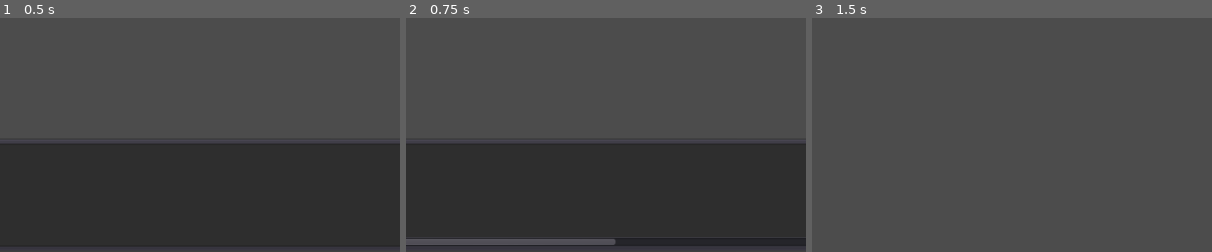
Above: before the commit, frames 1-3 (left to right).
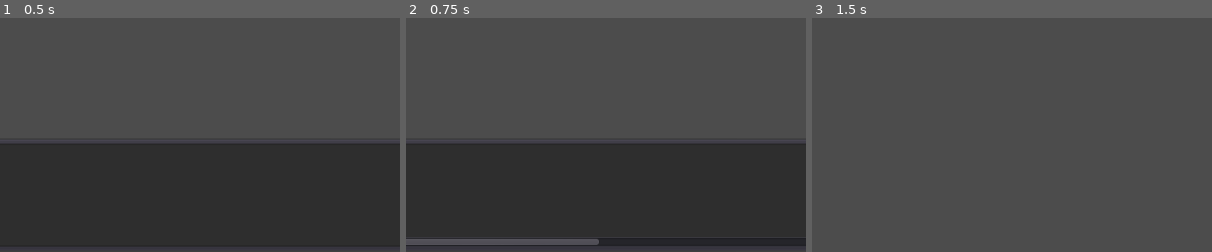
Above: after the commit, the same moments.

Repository: Netruk44/walking-app-proto-v2
Game: Godot game, scene res://scenes/Root.tscn
Same seed, same stepped clock (60 frames per second), same inputs: the game is played once before the commit and once after it.
Inputs (mouse positions are % of the whole screen's width and height, from its top left):
- Up to frame 1 (0.5 s): no input
- Up to frame 2 (0.75 s): click "Generate" at 0.5 s
- Up to frame 3 (1.5 s): click (97, 98) at 1.25 s
The pictures show only the part of the screen within x 30-80%, y 50-100%; the shares and areas given below are measured in that part.

Frame 1 is identical in both runs. In frame 2, 0.1% of the frame differs, in the area x 48-53%, y 94-98%; in frame 3, nothing differs.

Commit message:
Use my own instance of overpass.

Diff:
--- a/scenes/Root.tscn
+++ b/scenes/Root.tscn
@@ -26,6 +26,7 @@
 
 [node name="OpenMapsApi" type="Node" parent="Logic"]
 script = ExtResource( 3 )
+overpass_api_url = "http://overpass.danieltperry.me/api/interpreter"
 
 [node name="HTTPRequest" type="HTTPRequest" parent="Logic/OpenMapsApi"]
 
